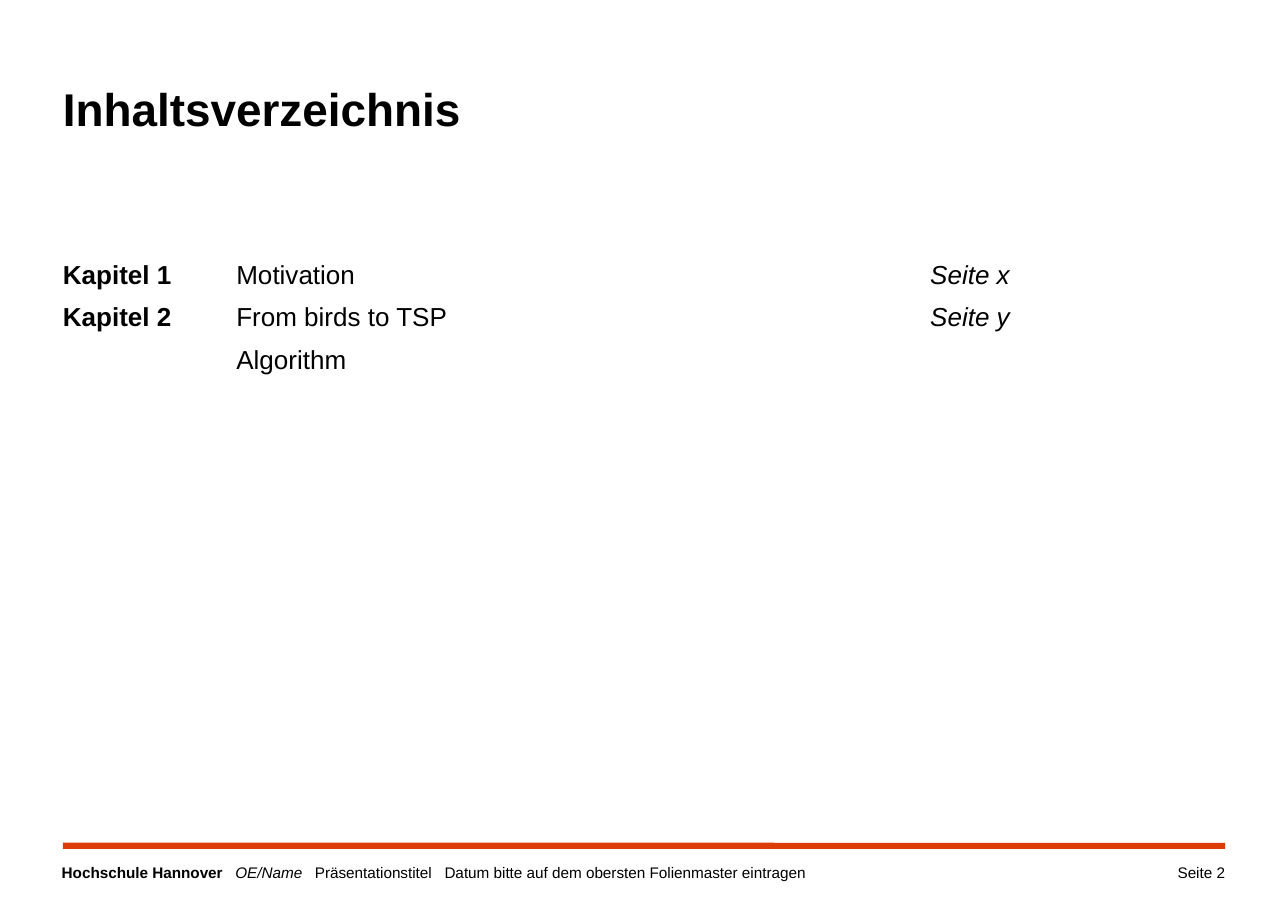
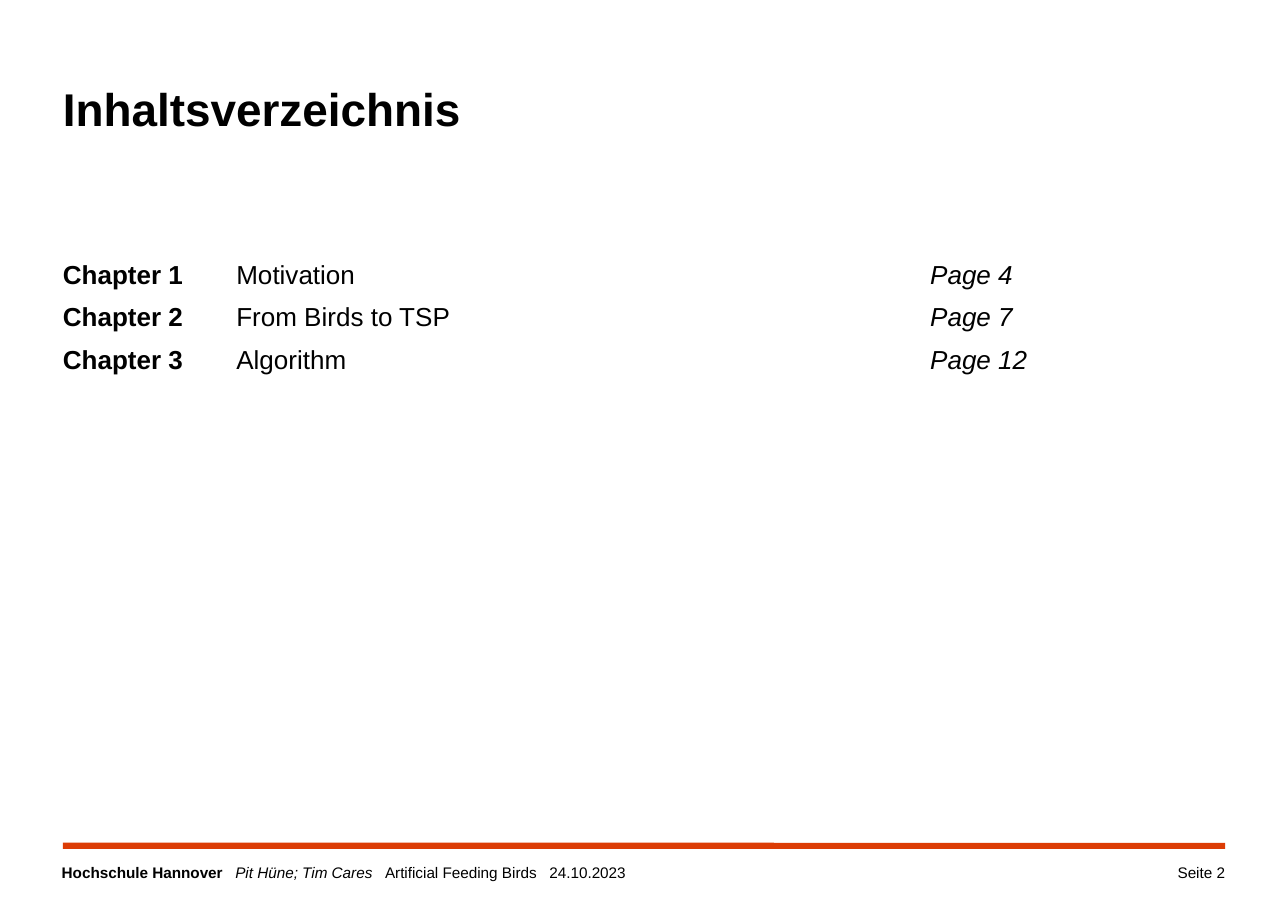
Before and after one commit to TimCares/AFB-Metaheuristic, a slide deck: slide 2 of doc/algorithm.pptx. Drawn at 1288x911 pixels with LibreOffice and Linux fonts; fonts in the diff are those of the drawing; background and template pictures are left out. Boxes give left, top, right and bottom in pixels: in the first picture for what was removed or moved away, otherwise in the second. Text is boxed around its words. In the diff, an @@ line names an element or a change of style, - is before the commit and + after.

```diff
--- a/doc/algorithm.pptx
+++ b/doc/algorithm.pptx
@@ table at <box>63,258,1078,803</box> @@
-row 1: Kapitel 1 / Kapitel 2 | Motivation / From birds to TSP / Algorithm | Seite x / Seite y
+row 1: Chapter 1 / Chapter 2 / Chapter 3 | Motivation / From Birds to TSP / Algorithm | Page 4 / Page 7 / Page 12
@@ text at <box>62,867,625,881</box>: text changed @@
-Hochschule Hannover OE/Name Präsentationstitel Datum bitte auf dem obersten Folienmaster eintragen
+Hochschule Hannover Pit Hüne; Tim Cares Artificial Feeding Birds 24.10.2023
```
Also in this commit, not shown: 14 other slides changed, 2 slides added.
